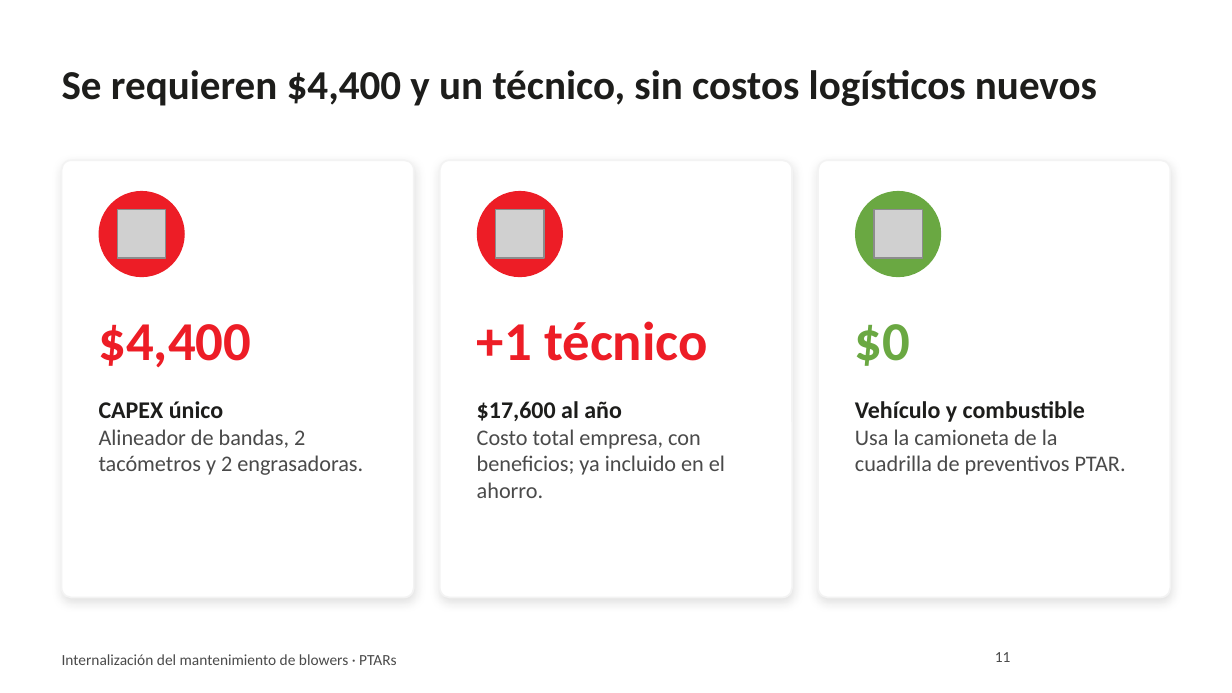
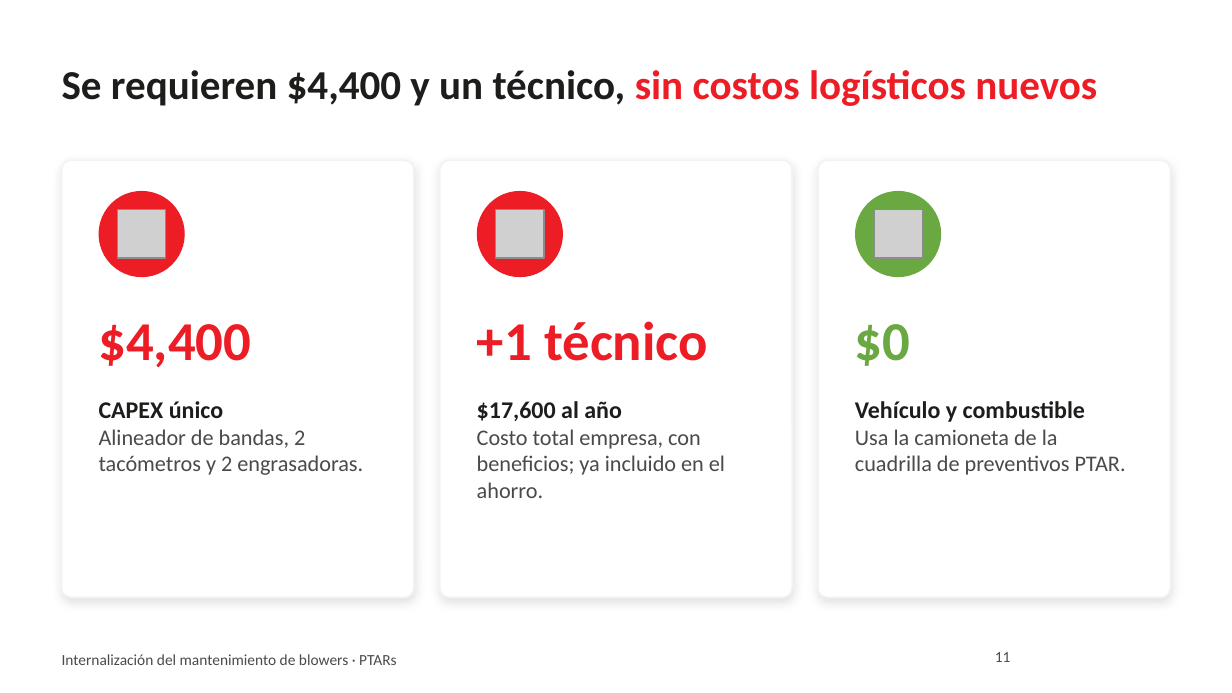
Before and after one commit to jjsamcar/Codigo-IA, a slide deck: slide 11 of presentaciones/Blowers_PTARs_Resumen_Gerencia.pptx. Drawn at 1232x693 pixels with LibreOffice and Linux fonts; fonts in the diff are those of the drawing; grey boxes stand for pictures; background and template pictures are left out. Boxes give left, top, right and bottom in pixels: in the first picture for what was removed or moved away, otherwise in the second. Text is boxed around its words. In the diff, an @@ line names an element or a change of style, - is before the commit and + after.

```diff
--- a/presentaciones/Blowers_PTARs_Resumen_Gerencia.pptx
+++ b/presentaciones/Blowers_PTARs_Resumen_Gerencia.pptx
@@ title "Se requieren $4,400 y un ..." at box(62, 70, 1097, 106): text colour #1D1D1B to #ED1D26 in "sin costos logísticos nuevos" @@
```
Also in this commit, not shown: 9 other slides changed, 1 slide added, 3 slides removed.
